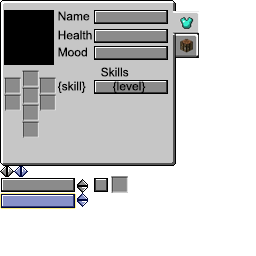
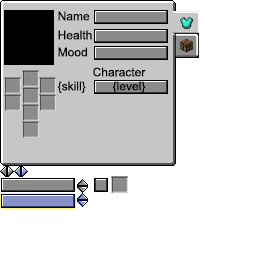
Before/after of a 256 x 256 layered artwork. What changed in the layer stack:
renamed "Skills" to "Character", painted on it over left=93, top=67, right=146, bottom=77
